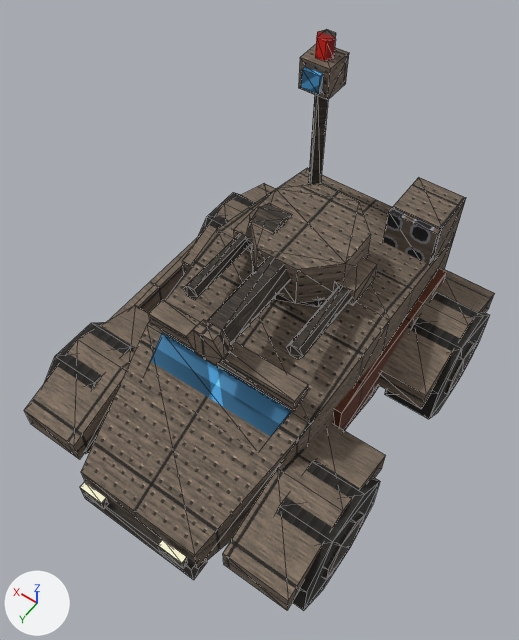
An edit to the glTF model art/models/prairie_dog.glb, drawn before and after from the same camera.
The view is the same before and after, from a camera (50 mm lens) standing at (-35.9, 54.0, 105.9) and looking at (0.5, 3.0, 25.7). The axes (+X, +Y, +Z) are drawn at lower left. The lights are the same throughout. The first picture is the older version. Mesh edges are drawn as thin lines. Where no turn or scale is listed for an object, it has been applied to the vertices. Vertices at exactly the same position are counted once.

Before the edit, the objects in view are built like this:
```python
ob_autogun = bpy.data.objects.new('autogun', me_autogun)
ob_autogun.location = (0.0, 0.0, 0.0)
ob_autogun_001 = bpy.data.objects.new('autogun.001', me_autogun_001)
ob_autogun_001.location = (0.0, 0.0, 0.0)
ob_autogun_mount = bpy.data.objects.new('autogun_mount', me_autogun_mount)
ob_autogun_mount.location = (0.0, 0.0, 0.0)
ob_brow = bpy.data.objects.new('brow', me_brow)
ob_brow.location = (0.0, 0.0, 0.0)
ob_flak_barrel = bpy.data.objects.new('flak_barrel', me_flak_barrel)
ob_flak_barrel.location = (0.0, 0.0, 0.0)
ob_flak_drum = bpy.data.objects.new('flak_drum', me_flak_drum)
ob_flak_drum.location = (0.0, 0.0, 0.0)
ob_flak_muzzle = bpy.data.objects.new('flak_muzzle', me_flak_muzzle)
ob_flak_muzzle.location = (0.0, 0.0, 0.0)
ob_launcher = bpy.data.objects.new('launcher', me_launcher)
ob_launcher.location = (0.0, 0.0, 0.0)
ob_mast = bpy.data.objects.new('mast', me_mast)
ob_mast.location = (0.0, 0.0, 0.0)
# also in view: 'arch.002' at (-18.0, -18.0, 16.0); 'turret' at (0.0, -8.0, 32.5); 'arch.003' at (18.0, -18.0, 16.0); 'chin' at (0.0, 31.5, 10.0); 'wheel' at (-20.0, 18.0, 10.0)
```
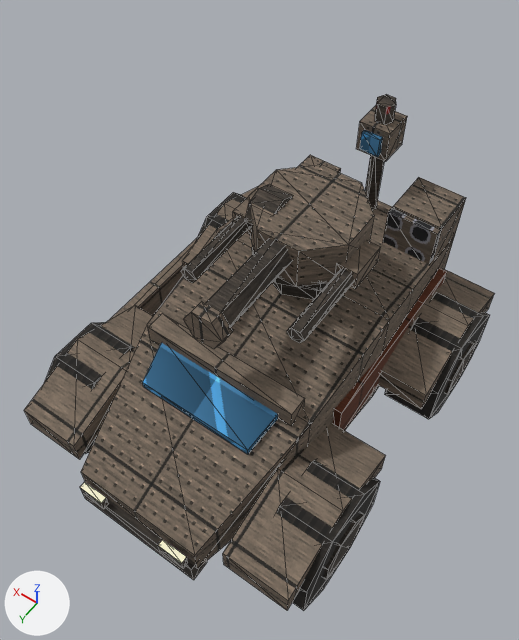
Changed parts and their boxes [x1, y1, x2, y2] in the pictures (519 x 640 px):
'turret', moved: before [249, 184, 371, 303]; after [249, 165, 374, 287]
'windscreen', reshaped: before [150, 332, 291, 437]; after [142, 343, 278, 455]
'brow', moved, rescaled: before [149, 300, 308, 409]; after [148, 314, 305, 426]
'flak_barrel', moved: before [207, 257, 291, 344]; after [206, 238, 292, 327]
'sensor_head', moved: before [299, 44, 349, 100]; after [356, 106, 407, 162]
'autogun', moved: before [286, 286, 352, 360]; after [287, 269, 355, 343]
'autogun.001', moved: before [183, 234, 249, 300]; after [181, 216, 249, 283]
'flak_muzzle', moved: before [186, 319, 233, 365]; after [183, 301, 233, 349]
'mast', moved, rescaled: before [308, 95, 328, 185]; after [365, 155, 384, 209]
'flak_drum', moved: before [245, 203, 291, 247]; after [245, 184, 292, 230]
'autogun_mount', moved: before [335, 258, 377, 306]; after [337, 240, 381, 289]
'mast_light', moved: before [315, 29, 336, 61]; after [375, 94, 396, 125]
'sensor_eye', moved: before [301, 66, 323, 95]; after [360, 130, 383, 157]
'neck', added: after [272, 281, 323, 299]
'pad', added: after [298, 155, 341, 173]

What changed in the scene script:
```text
Change me_brow:
    remove me_brow.from_pydata(...)  # 8 vertices, 12 faces; spans x -12.0..12.0, y 10.0..13.0, z 27.0..29.0
    add me_brow.from_pydata(...)  # 8 vertices, 12 faces; spans x -12.0..12.0, y 10.5..13.5, z 23.5..26.5
    me_brow part 1: the whole mesh is scaled about its middle by (1, 1, 1.5), then moved by (0.0, 0.5, -3.0)
Change me_flak_barrel:
    remove me_flak_barrel.from_pydata(...)  # 12 vertices, 20 faces; spans x -2.4..2.4, y -6.0..14.0, z 31.4..35.6
    add me_flak_barrel.from_pydata(...)  # 12 vertices, 20 faces; spans x -2.4..2.4, y -6.0..14.0, z 34.9..39.1
    me_flak_barrel part 2: the whole mesh is moved by (0.0, 0.0, 3.5)
Change me_flak_drum:
    remove me_flak_drum.from_pydata(...)  # 16 vertices, 28 faces; spans x 3.0..7.0, y -9.4..-2.6, z 30.1..36.9
    add me_flak_drum.from_pydata(...)  # 16 vertices, 28 faces; spans x 3.0..7.0, y -9.4..-2.6, z 33.6..40.4
    me_flak_drum part 3: the whole mesh is moved by (0.0, 0.0, 3.5)
Change me_flak_muzzle:
    remove me_flak_muzzle.from_pydata(...)  # 12 vertices, 20 faces; spans x -3.0..3.0, y 13.5..15.5, z 30.9..36.1
    add me_flak_muzzle.from_pydata(...)  # 12 vertices, 20 faces; spans x -3.0..3.0, y 13.5..15.5, z 34.4..39.6
    me_flak_muzzle part 4: the whole mesh is moved by (0.0, 0.0, 3.5)
Change me_autogun:
    remove me_autogun.from_pydata(...)  # 12 vertices, 20 faces; spans x -9.8..-7.2, y -8.0..8.0, z 29.9..32.1
    add me_autogun.from_pydata(...)  # 12 vertices, 20 faces; spans x -9.8..-7.2, y -8.0..8.0, z 33.4..35.6
    me_autogun part 5: the whole mesh is moved by (0.0, 0.0, 3.5)
Change me_autogun_001:
    remove me_autogun_001.from_pydata(...)  # 12 vertices, 20 faces; spans x 7.2..9.8, y -8.0..8.0, z 29.9..32.1
    add me_autogun_001.from_pydata(...)  # 12 vertices, 20 faces; spans x 7.2..9.8, y -8.0..8.0, z 33.4..35.6
    me_autogun_001 part 6: the whole mesh is moved by (0.0, 0.0, 3.5)
Change me_autogun_mount:
    remove me_autogun_mount.from_pydata(...)  # 8 vertices, 12 faces; spans x -10.1..-6.9, y -10.0..-4.0, z 29.5..32.5
    add me_autogun_mount.from_pydata(...)  # 8 vertices, 12 faces; spans x -10.1..-6.9, y -10.0..-4.0, z 33.0..36.0
    me_autogun_mount part 7: the whole mesh is moved by (0.0, 0.0, 3.5)
Change me_mast:
    remove me_mast.from_pydata(...)  # 8 vertices, 12 faces; spans x 8.8..11.2, y -27.2..-24.8, z 24.0..44.0
    add me_mast.from_pydata(...)  # 8 vertices, 12 faces; spans x -1.2..1.2, y -28.2..-25.8, z 25.0..37.0
    me_mast part 8: the whole mesh is scaled about its middle by (1, 1, 0.6), then moved by (-10.0, -1.0, -3.0)
Change me_mast_light:
    remove me_mast_light.from_pydata(...)  # 12 vertices, 20 faces; spans x 8.5..11.5, y -27.3..-24.7, z 49.0..52.0
    add me_mast_light.from_pydata(...)  # 12 vertices, 20 faces; spans x -1.5..1.5, y -28.3..-25.7, z 42.0..45.0
    me_mast_light part 9: the whole mesh is moved by (-10.0, -1.0, -7.0)
Change me_sensor_eye:
    remove me_sensor_eye.from_pydata(...)  # 8 vertices, 12 faces; spans x 8.5..11.5, y -23.4..-22.6, z 45.0..48.0
    add me_sensor_eye.from_pydata(...)  # 8 vertices, 12 faces; spans x -1.5..1.5, y -24.4..-23.6, z 38.0..41.0
    me_sensor_eye part 10: the whole mesh is moved by (-10.0, -1.0, -7.0)
Change me_sensor_head:
    remove me_sensor_head.from_pydata(...)  # 8 vertices, 12 faces; spans x 7.5..12.5, y -28.5..-23.5, z 44.0..49.0
    add me_sensor_head.from_pydata(...)  # 8 vertices, 12 faces; spans x -2.5..2.5, y -29.5..-24.5, z 37.0..42.0
    me_sensor_head part 11: the whole mesh is moved by (-10.0, -1.0, -7.0)
Change me_turret:
    remove me_turret.from_pydata(...)  # 16 vertices, 28 faces; spans x -7.9..7.9, y -15.9..-0.1, z 29.0..36.0
    add me_turret.from_pydata(...)  # 16 vertices, 28 faces; spans x -7.9..7.9, y -15.9..-0.1, z 32.5..39.5
    me_turret part 12: the whole mesh is moved by (0.0, 0.0, 3.5)
Change me_windscreen:
    remove me_windscreen.from_pydata(...)  # 8 vertices, 12 faces; spans x -11.0..11.0, y 12.0..18.0, z 19.0..24.5
    add me_windscreen.from_pydata(...)  # 8 vertices, 12 faces; spans x -10.0..10.0, y 13.0..19.0, z 20.9..24.8
    me_windscreen part 13
    me_windscreen.vertices[0].co: (-11.0, 12.0, 24.0) -> (-10.0, 13.0, 23.6)  # pixel (291, 412) -> not seen
    me_windscreen.vertices[1].co: (11.0, 12.0, 24.0) -> (10.0, 13.0, 23.6)  # pixel (162, 334) -> not seen
    me_windscreen.vertices[2].co: (11.0, 12.0, 24.5) -> (10.0, 13.0, 24.8)  # pixel (162, 332) -> not seen
    me_windscreen.vertices[3].co: (-11.0, 12.0, 24.5) -> (-10.0, 13.0, 24.8)  # pixel (291, 410) -> not seen
    me_windscreen.vertices[4].co: (-10.0, 18.0, 19.0) -> (-9.0, 19.0, 20.9)  # not seen -> pixel (247, 454)
    me_windscreen.vertices[5].co: (10.0, 18.0, 19.0) -> (9.0, 19.0, 20.9)  # not seen -> pixel (143, 387)
    me_windscreen.vertices[6].co: (10.0, 18.0, 21.0) -> (9.0, 19.0, 22.1)  # not seen -> pixel (142, 382)
    me_windscreen.vertices[7].co: (-10.0, 18.0, 21.0) -> (-9.0, 19.0, 22.1)  # not seen -> pixel (247, 450)
Add ob_pad:
    ob_pad = bpy.data.objects.new('pad', me_pad)  # a box spanning x -3.0..3.0, y -3.0..3.0, z -2.0..0.0; in mat_steel_panel (picture img_panel)
    ob_pad.location = (10.0, -26.0, 28.0)
Add ob_neck:
    ob_neck = bpy.data.objects.new('neck', me_neck)  # an 8-sided cylinder along z spanning x -6.5..6.5, y -14.5..-1.5, z 27.5..31.5; in mat_steel_dark (picture img_dark)
    ob_neck.location = (0.0, 0.0, 0.0)
```
